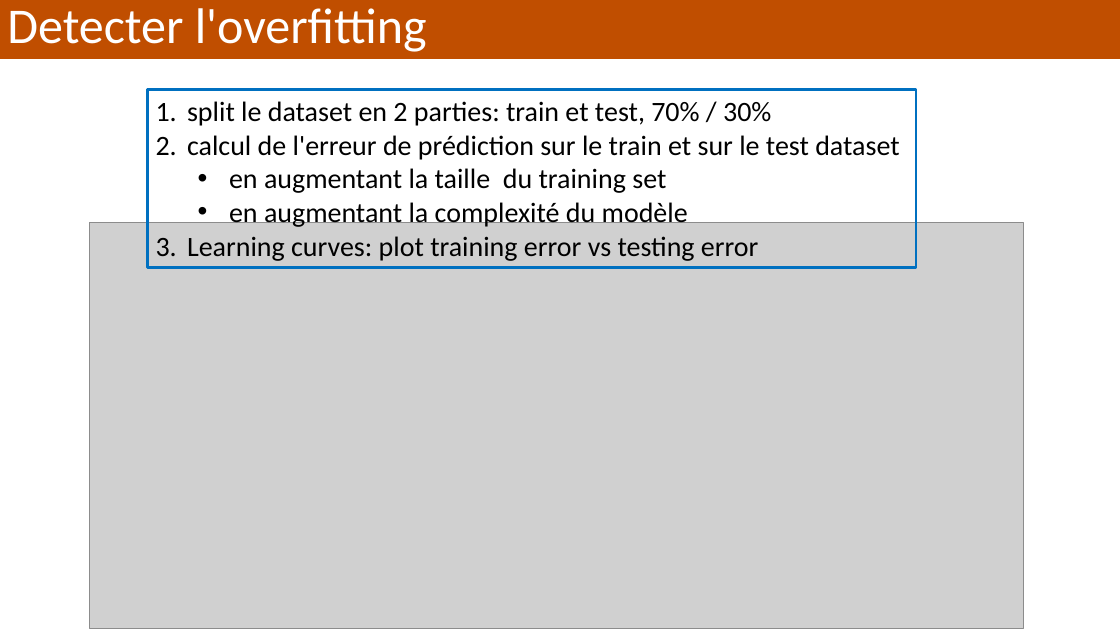
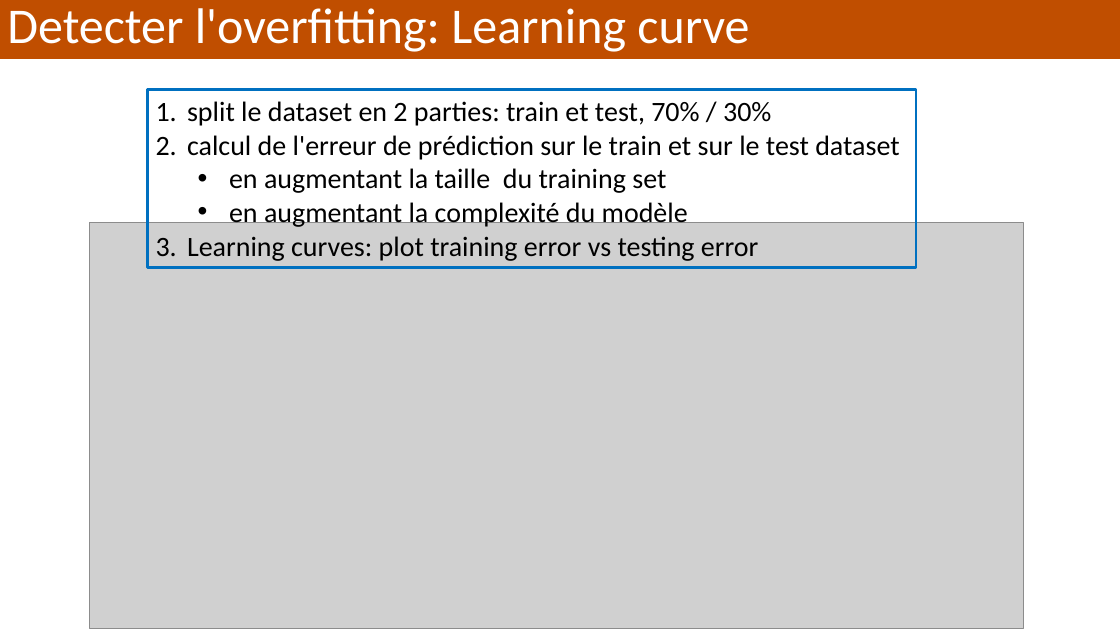
Before and after one commit to alexisperrier/XEmines_DataScience_2020, a slide deck: slide 9 of slides/XEM20_S1D5_biais_variance.pptx. Drawn at 1120x630 pixels with LibreOffice and Linux fonts; fonts in the diff are those of the drawing; grey boxes stand for pictures. Boxes give left, top, right and bottom in pixels: in the first picture for what was removed or moved away, otherwise in the second. Text is boxed around its words. In the diff, an @@ line names an element or a change of style, - is before the commit and + after.

```diff
--- a/slides/XEM20_S1D5_biais_variance.pptx
+++ b/slides/XEM20_S1D5_biais_variance.pptx
@@ text in rectangle at bbox=[7, 8, 749, 52]: text changed @@
-Detecter l'overfitting
+Detecter l'overfitting: Learning curve
```
Also in this commit, not shown: 7 other slides changed, 3 other files.
